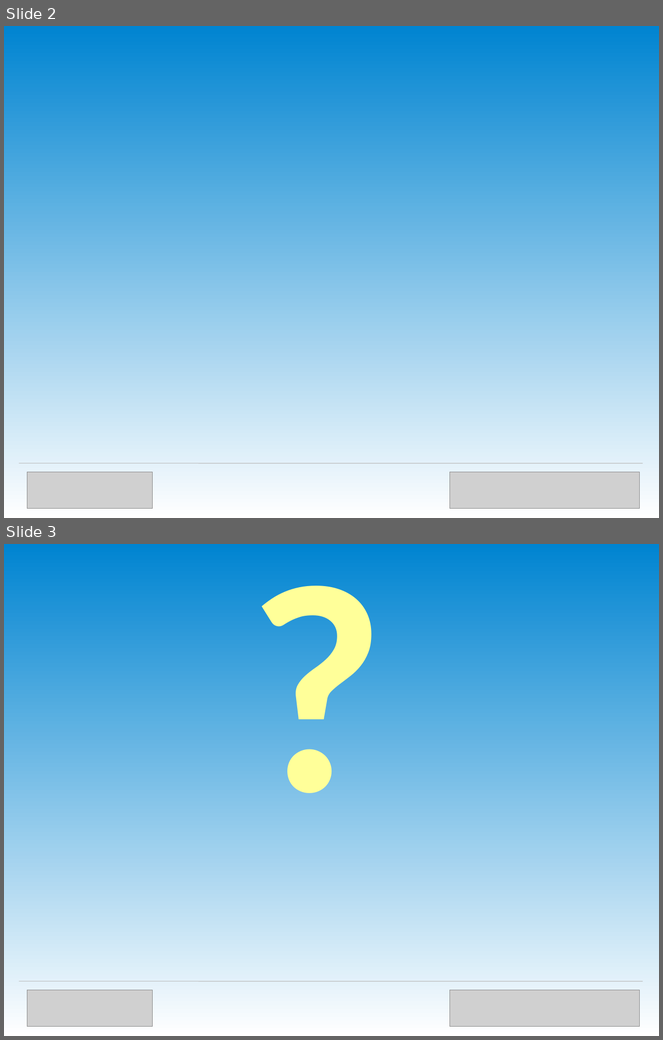
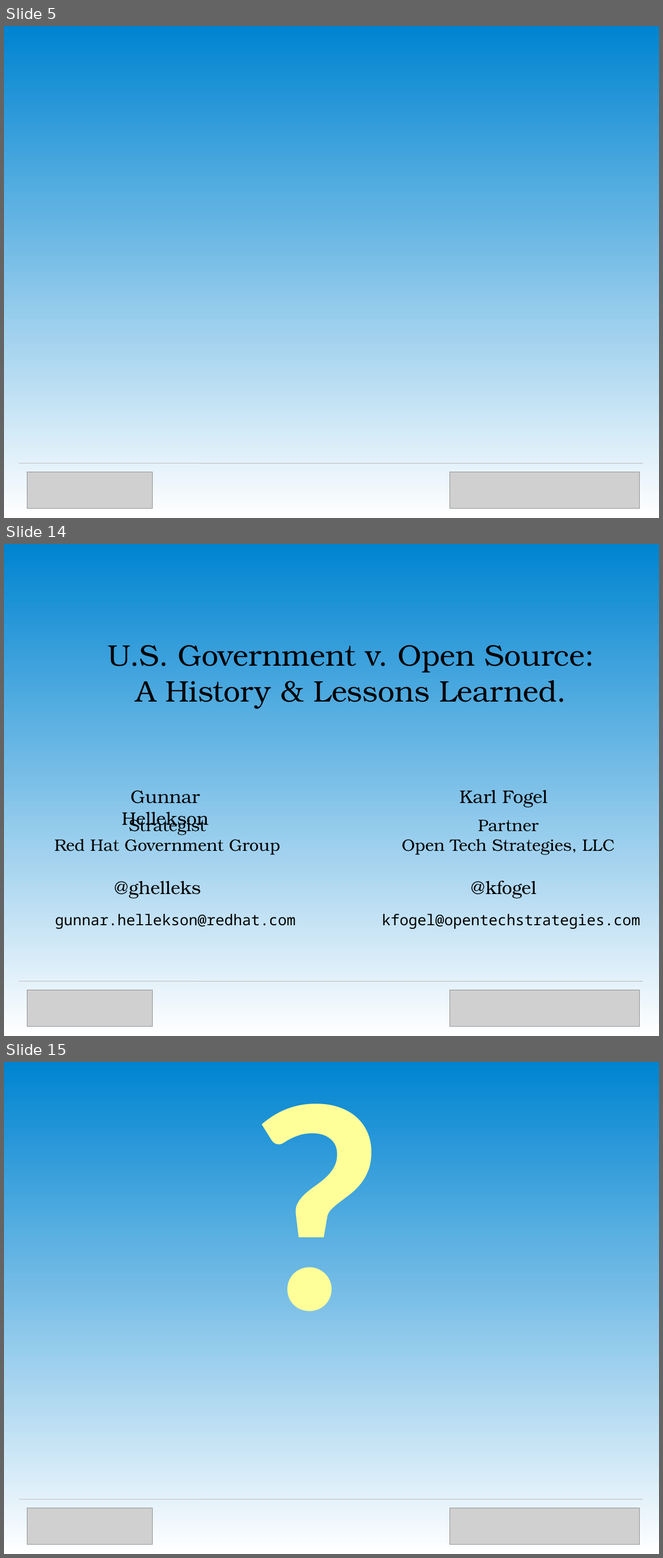
Before and after one commit to OpenTechStrategies/timelines, a slide deck: us-govt-open-source.odp. Shown one above the other, each under a label of ours: slides 2 and 3 before the commit, slides 5, 14 and 15 after it; the slides between them are not shown. The pictures are 663x1040 and 663x1558 pixels, drawn with LibreOffice and Linux fonts; fonts in the diff are those of the drawing; grey boxes stand for pictures. Boxes give left, top, right and bottom in pixels: in the first picture for what was removed or moved away, otherwise in the second. Text is boxed around its words. In the diff, an @@ line names an element or a change of style, - is before the commit and + after.

Commit message:
Add some slides.

```diff
--- a/us-govt-open-source.odp
+++ b/us-govt-open-source.odp
@@ slide 14 added at box(4, 544, 659, 1036), background gradient #0084D1 to #FFFFFF @@
@@ text added at box(108, 645, 595, 708), 36 pt, text #000000 @@
+U.S. Government v. Open Source:
+A History & Lessons Learned.
@@ text added at box(122, 790, 209, 829), 22 pt, text #000000 @@
+Gunnar Hellekson
@@ text added at box(460, 790, 548, 808), 22 pt, text #000000 @@
+Karl Fogel
@@ text added at box(54, 815, 280, 855), 20 pt, text #000000 @@
+Strategist
+Red Hat Government Group
@@ text added at box(402, 820, 614, 855), 20 pt, text #000000 @@
+Partner
+Open Tech Strategies, LLC
@@ text added at box(114, 881, 201, 899), 22 pt, text #000000 @@
+@ghelleks
@@ text added at box(470, 880, 536, 899), 22 pt, text #000000 @@
+@kfogel
@@ text added at box(55, 914, 296, 929), 18 pt, text #000000 @@
+gunnar.hellekson@redhat.com
@@ text added at box(382, 914, 640, 929), 18 pt, text #000000 @@
+kfogel@opentechstrategies.com
@@ line added from (19, 981) to (643, 981), #C0C0C0 0.71 pt @@
@@ picture added at box(27, 990, 153, 1026) @@
@@ picture added at box(450, 990, 639, 1026) @@
@@ what was slide 2 is now slide 5 @@
@@ what was slide 3 is now slide 15 @@
```
Also in this commit, not shown: 1 slide changed, 11 other slides added.
